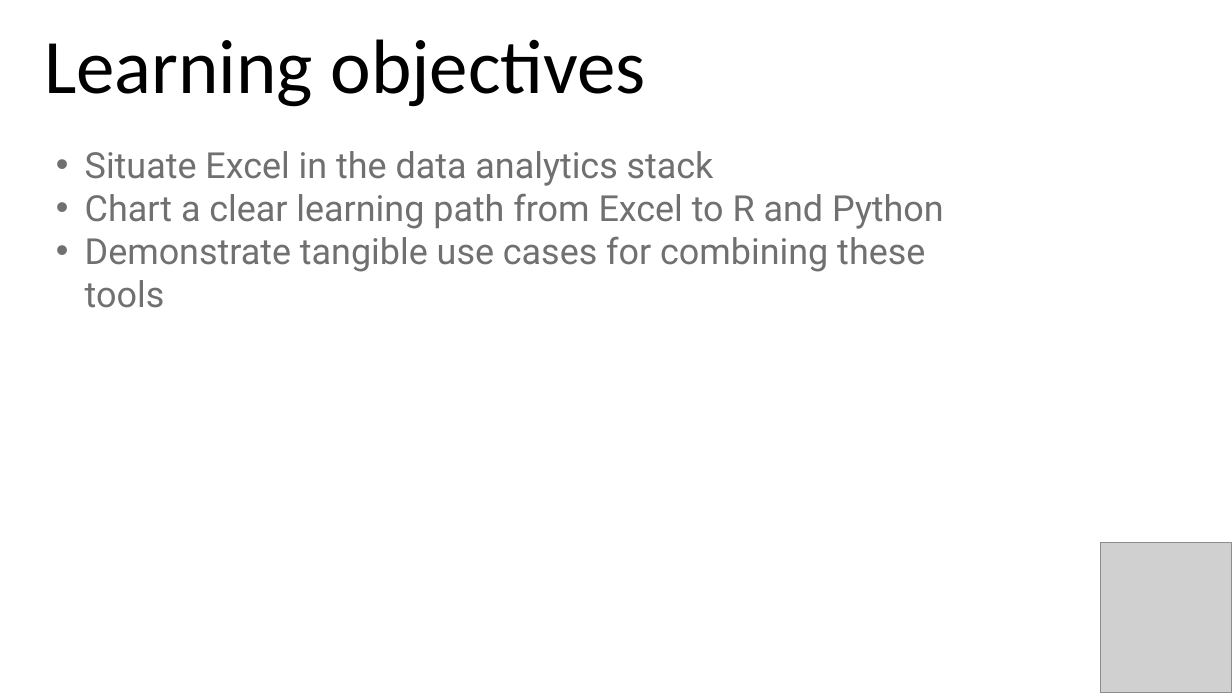
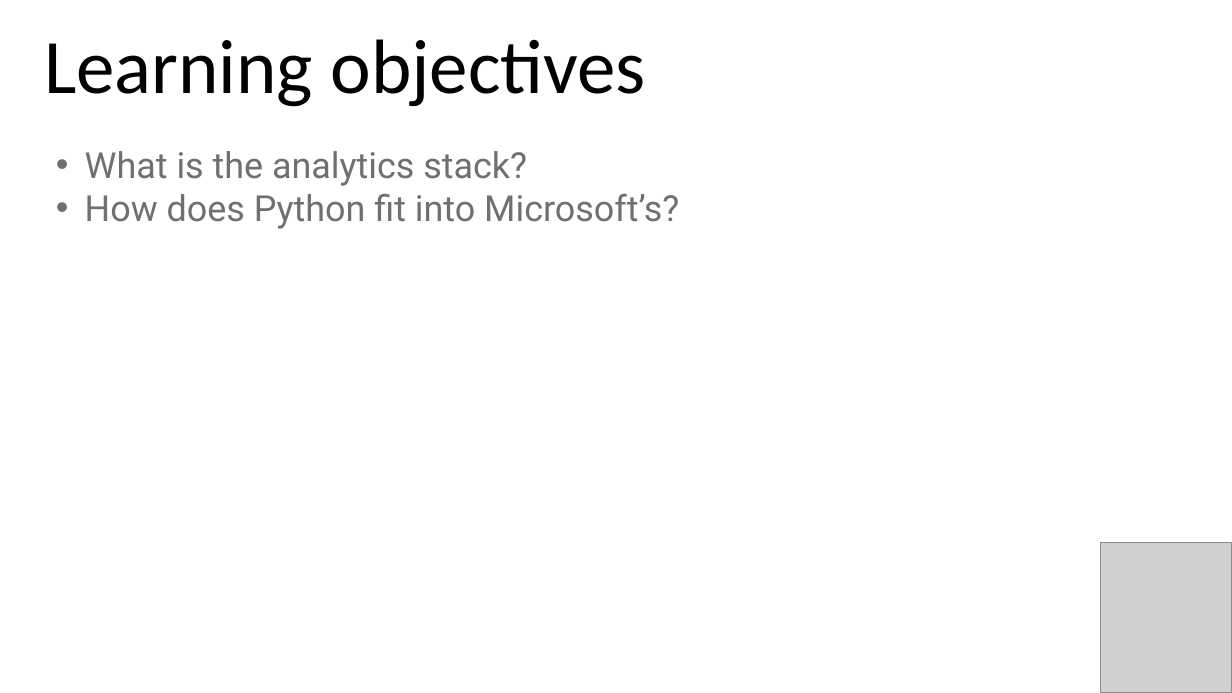
Before and after one commit to stringfestdata/rmb-aina-meetup, a slide deck: slide 2 of rmb-aina-meetup.pptx (slide 3 before the commit). Drawn at 1232x693 pixels with LibreOffice and Linux fonts; fonts in the diff are those of the drawing; grey boxes stand for pictures. Boxes give left, top, right and bottom in pixels: in the first picture for what was removed or moved away, otherwise in the second. Text is boxed around its words. In the diff, an @@ line names an element or a change of style, - is before the commit and + after.

```diff
--- a/rmb-aina-meetup.pptx
+++ b/rmb-aina-meetup.pptx
@@ text at [85,151,679,229]: text changed @@
-• Situate Excel in the data analytics stack
-• Chart a clear learning path from Excel to R and Python
-• Demonstrate tangible use cases for combining these tools
+• What is the analytics stack?
+• How does Python fit into Microsoft’s?
```
Also in this commit, not shown: 3 other slides changed, 7 slides added, 19 slides removed, 9 other files.
